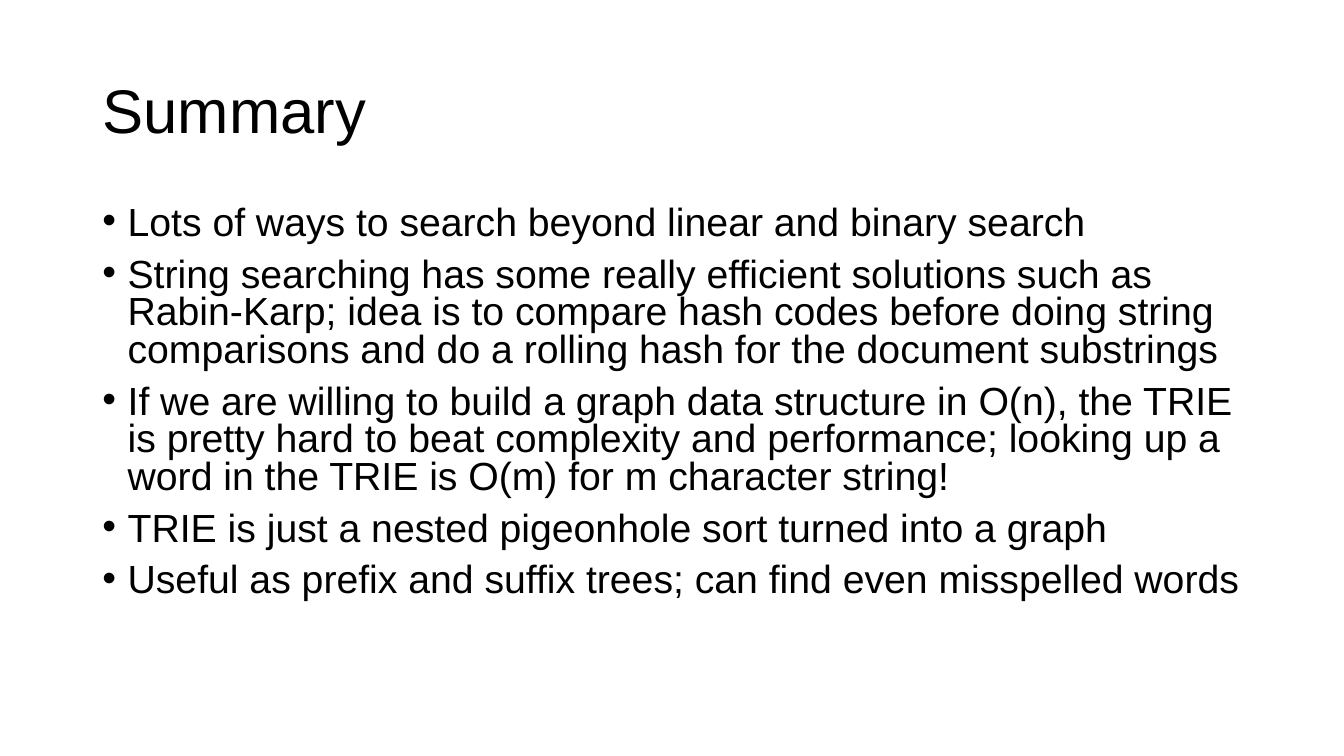
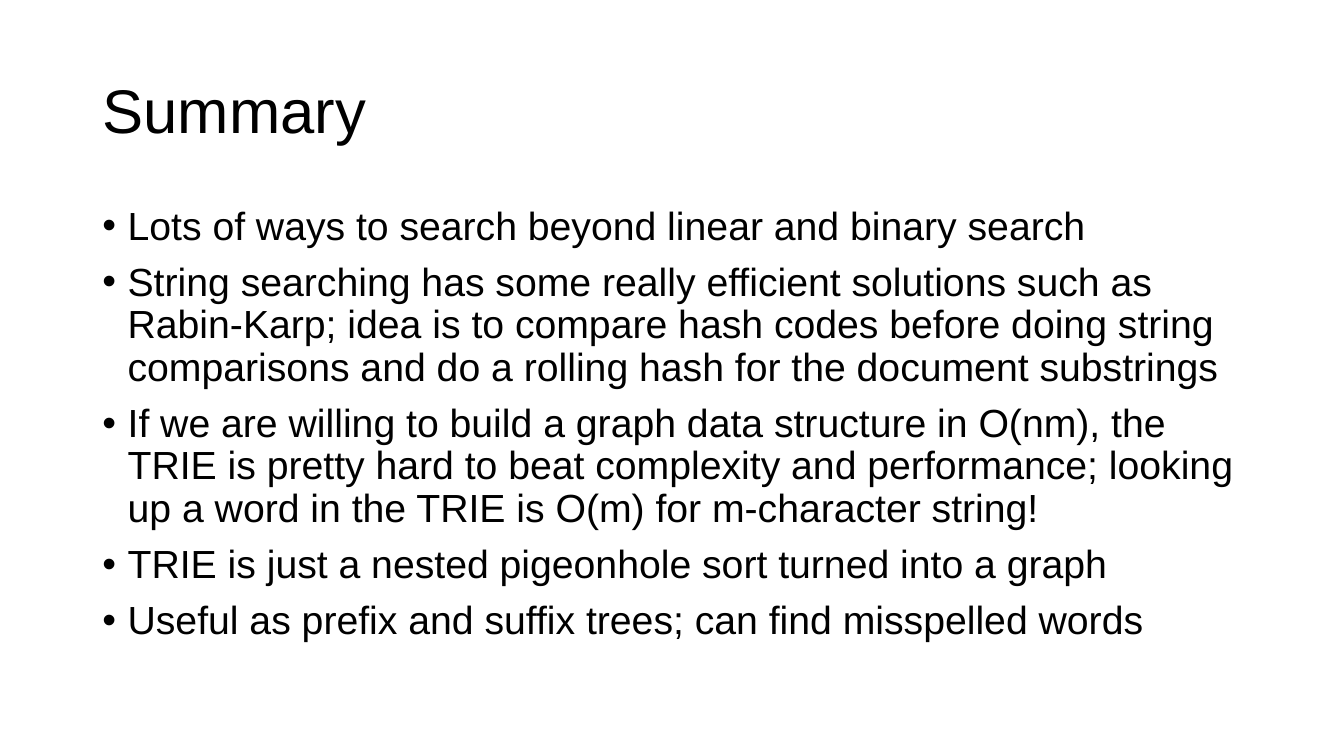
Before and after one commit to parrt/msds689, a slide deck: slide 23 of notes/searching.pptx. Drawn at 1344x756 pixels with LibreOffice and Linux fonts; fonts in the diff are those of the drawing; background and template pictures are left out. Boxes give left, top, right and bottom in pixels: in the first picture for what was removed or moved away, otherwise in the second. Text is boxed around its words. In the diff, an @@ line names an element or a change of style, - is before the commit and + after.

```diff
--- a/notes/searching.pptx
+++ b/notes/searching.pptx
@@ text at (128, 211, 1218, 586): line spacing 0.8 to 0.9 @@
@@ text at (128, 408, 1233, 530): text changed @@
-• If we are willing to build a graph data structure in O(n), the TRIE is pretty hard to beat complexity and performance; looking up a word in the TRIE is O(m) for m character string!
+• If we are willing to build a graph data structure in O(nm), the TRIE is pretty hard to beat complexity and performance; looking up a word in the TRIE is O(m) for m-character string!
@@ text at (128, 605, 1143, 642): text changed @@
-• Useful as prefix and suffix trees; can find even misspelled words
+• Useful as prefix and suffix trees; can find misspelled words
```
Also in this commit, not shown: 14 other slides changed, 3 other files.
